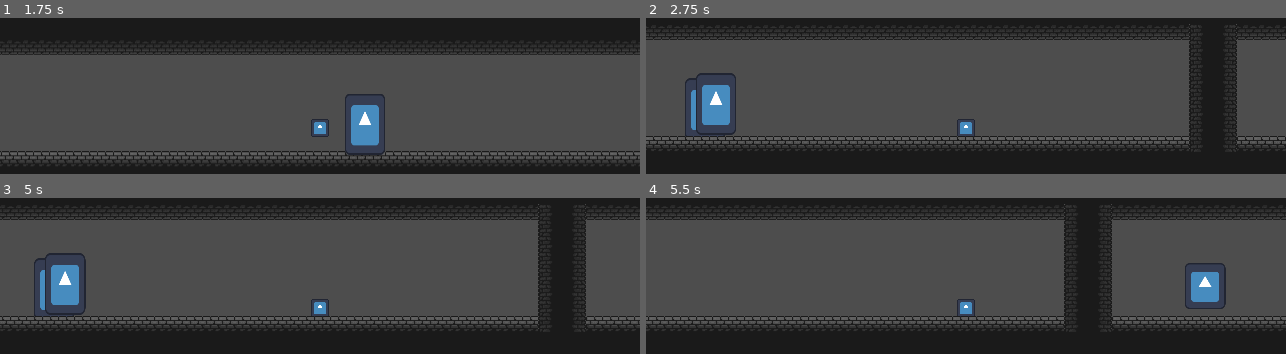
Above: before the commit, frames 1-4 (two rows, left to right).
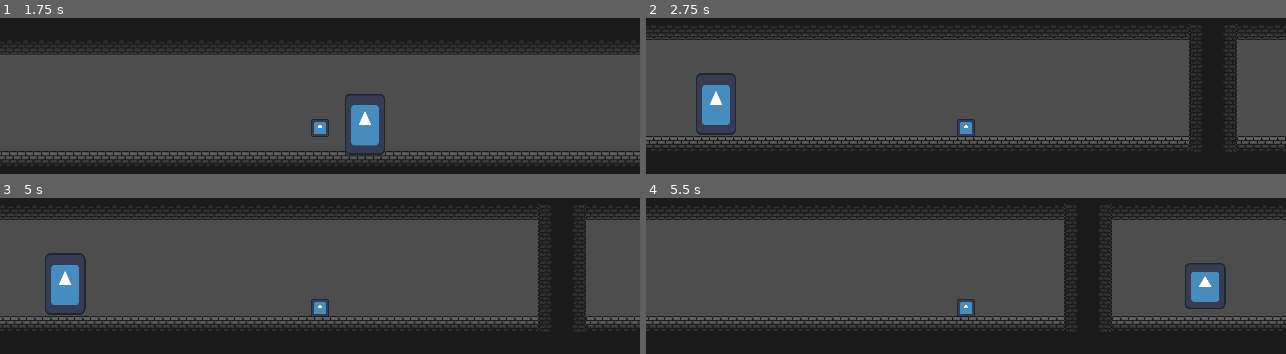
Above: after the commit, the same moments.

Repository: MatthewBL/Gates-and-Gems
Game: Godot game, scene res://scenes/level_manager/level_manager.tscn
The game is run twice, just before and just after one commit, with the same random seed, the same clock (stepped at 60 frames per second) and the same inputs. The engine's default icon, where the game draws it, is replaced by a stand-in: a white triangle on a blue panel in a dark square.
Inputs:
- Up to frame 1 (1.75 s): tap Enter (ui_accept) at 0.5, 0.77, 1.52 s; hold Right (ui_right) from 0.53 s (still down)
- Up to frame 2 (2.75 s): release Right (ui_right) at 2.03 s; hold Left (ui_left) from 2.03 s (still down)
- Up to frame 3 (5 s): release Left (ui_left) at 2.78 s; hold Right (ui_right) 2.78-4.28 s; tap Enter (ui_accept) at 3.02, 3.77, 4.52 s; hold Left (ui_left) from 4.28 s (still down)
- Up to frame 4 (5.5 s): release Left (ui_left) at 5.03 s; hold Right (ui_right) from 5.03 s (still down)

Frame 1 is identical in both runs. In frame 2, 0.3% of the frame differs, in the area x 6-13%, y 38-77%; in frame 3, 0.3%; in frame 4, less than 0.1%.

Commit message:
Fix level free on level changed

Diff:
--- a/scenes/level_manager/level_manager.gd
+++ b/scenes/level_manager/level_manager.gd
@@ -11,14 +11,21 @@
 var current_level: Level
 
 
+@onready var level_container: Node2D = %LevelContainer
+
+
 func _ready() -> void:
 	load_level(0)
 
 
 func load_level(level_index: int) -> void:
+	if level_index == levels.size():
+		get_tree().quit()
+		return
+
 	current_level_index = level_index
 	current_level = levels[current_level_index].instantiate() as Level
-	add_child(current_level)
+	level_container.add_child(current_level)
 
 	player.global_position = current_level.player_spawnpoint.global_position
 	current_level.gem_collected.connect(free_gem)
@@ -36,7 +43,7 @@
 	]
 	for offset: Vector2 in offsets:
 		var level_instance: Node2D = current_level.duplicate()
-		add_child(level_instance)
+		level_container.add_child(level_instance)
 		level_instance.position += offset
 
 
@@ -61,5 +68,6 @@
 
 
 func on_next_level() -> void:
-	current_level.queue_free()
+	for level: Node in level_container.get_children():
+		level.queue_free()
 	load_level.call_deferred(current_level_index + 1)
--- a/scenes/level_manager/level_manager.tscn
+++ b/scenes/level_manager/level_manager.tscn
@@ -12,3 +12,6 @@
 
 [node name="CharacterBody2D" parent="." unique_id=879361713 instance=ExtResource("2_s5yp0")]
 position = Vector2(275, 261)
+
+[node name="LevelContainer" type="Node2D" parent="." unique_id=1309870415]
+unique_name_in_owner = true
